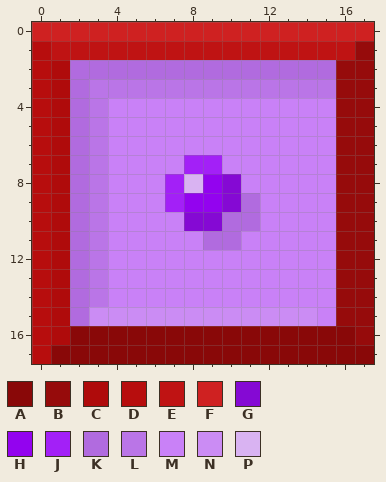
Two states of a pixel-art file, art/asesprite files/grapeshot_001.aseprite. Above is the file before it was changed.
18x18 pixels, 1 frame.
Visible layers, top first: "Layer 3", "Layer 4", "Layer 1".
Palette (. is transparent): A #890808  B #960b0b  C #af0b0b  D #b70d0d  E #bf1313  F #cf2121  G #8509d4  H #9303ef  J #a320f7  K #b16bdf  L #ba75e7  M #c981f7  N #cb8cf4  P #d9b3f2
Pixels before, first column x 0:
 0 FFFFFFFFFFFFFFFFFF
 1 DEEEEEEEEEEEEEEEEB
 2 DCKKKKKKKKKKKKKKBB
 3 DCKLLLLLLLLLLLLLBB
 4 DCKLMMMMMMMMMMMMBB
 5 DCKLMMMMMMMMMMMMBB
 6 DCKLMMMMMMMMMMMMBB
 7 DCKLMMMMJJMMMMMMBB
 8 DCKLMMMJPHGMMMMMBB
 9 DCKLMMMJHHGKMMMMBB
10 DCKLMMMMGGKKMMMMBB
11 DCKLMMMMMKKMMMMMBB
12 DCKLMMMMMMMMMMMMBB
13 DCKLMMMMMMMMMMMMBB
14 DCKLMMMMMMMMMMMMBB
15 DCKNNNNNNNNNNNNMBB
16 DCAAAAAAAAAAAAAAAB
17 DAAAAAAAAAAAAAAAAA
The result:
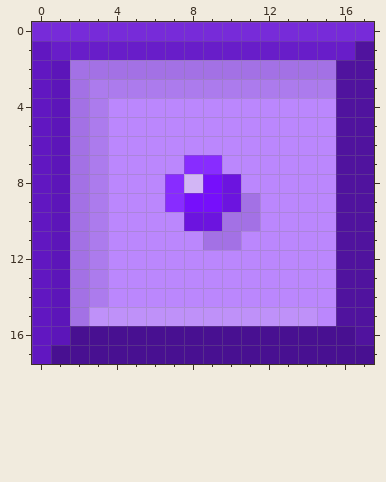
The exact change:
layer "ToggleOn" hue added
colour A: #890808 -> #481091
colour B: #960b0b -> #50139e
colour C: #af0b0b -> #5c15b9
colour D: #b70d0d -> #6117c1
colour E: #bf1313 -> #681dc9
colour F: #cf2121 -> #772bd9
colour G: #8509d4 -> #6c14df
colour H: #9303ef -> #760ffb
colour J: #a320f7 -> #882cff
colour K: #b16bdf -> #a371e5
colour L: #ba75e7 -> #ac7bed
colour M: #c981f7 -> #bb87fd
colour N: #cb8cf4 -> #bf91f9
colour P: #d9b3f2 -> #d2b6f5
Where, in picture pixels (left, top, right, bottom), the same in both pictures:
changed: (32, 22, 374, 364)
